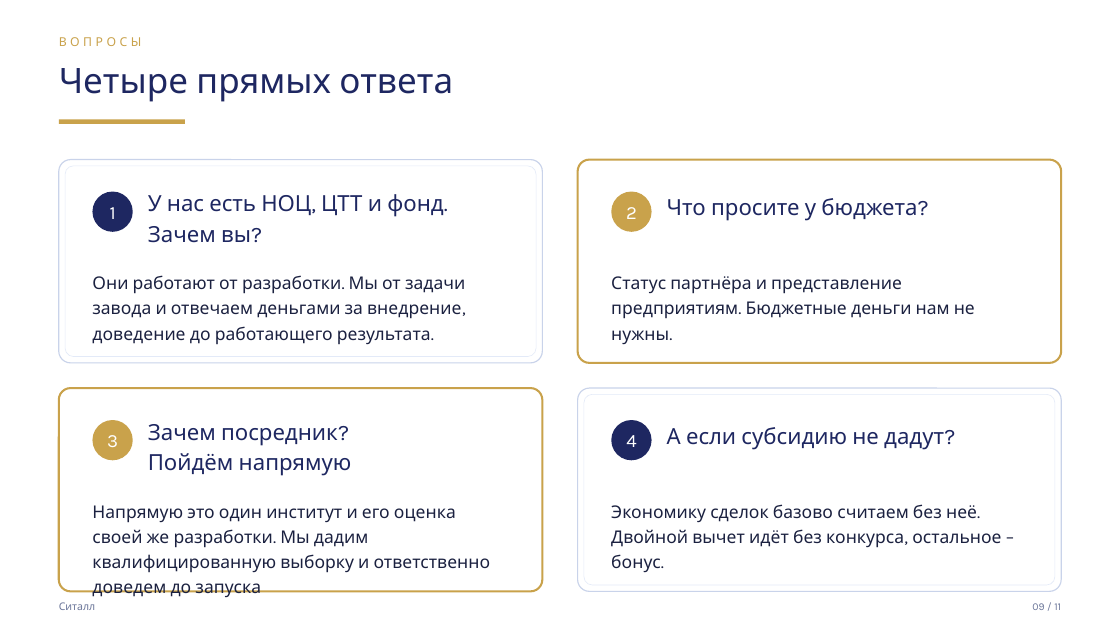
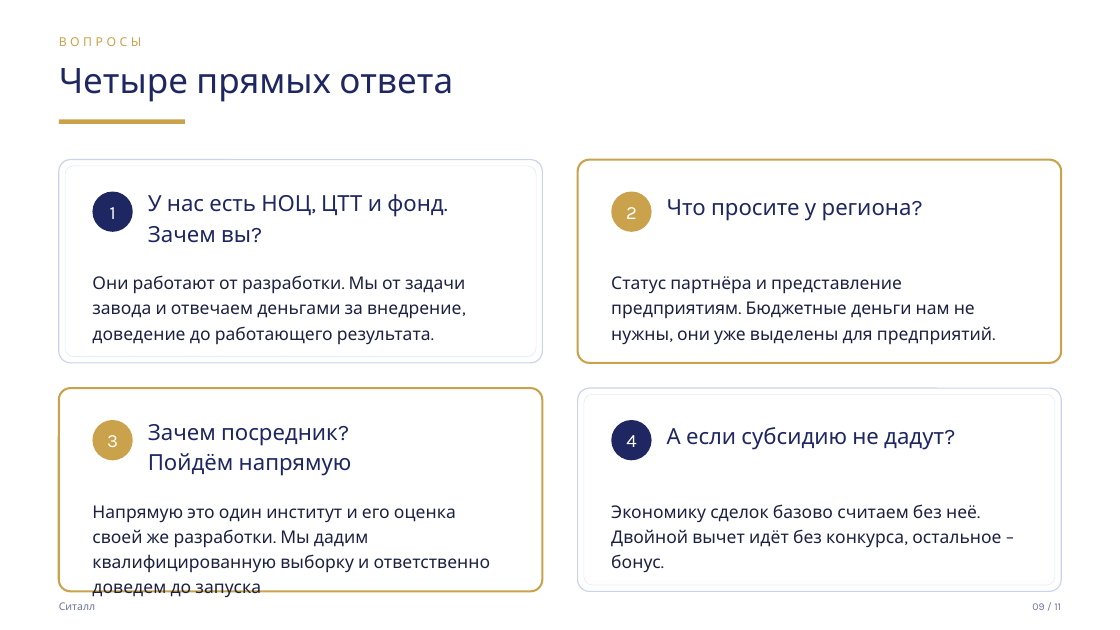
Before and after one commit to mrflxxxme/techmost-scout, a slide deck: slide 9 of marketing/regions/sverdlovsk/sitall-gov-deck-sverdlovsk.pptx. Drawn at 1120x630 pixels with LibreOffice and Linux fonts; fonts in the diff are those of the drawing. Boxes give left, top, right and bottom in pixels: in the first picture for what was removed or moved away, otherwise in the second. Text is boxed around its words. In the diff, an @@ line names an element or a change of style, - is before the commit and + after.

```diff
--- a/marketing/regions/sverdlovsk/sitall-gov-deck-sverdlovsk.pptx
+++ b/marketing/regions/sverdlovsk/sitall-gov-deck-sverdlovsk.pptx
@@ text at bbox=[667, 199, 923, 221]: text changed @@
-Что просите у бюджета?
+Что просите у региона?
@@ text at bbox=[611, 276, 992, 345]: text changed @@
-Статус партнёра и представление предприятиям. Бюджетные деньги нам не нужны.
+Статус партнёра и представление предприятиям. Бюджетные деньги нам не нужны, они уже выделены для предприятий.
```
Also in this commit, not shown: 5 other slides changed, 34 other files.
